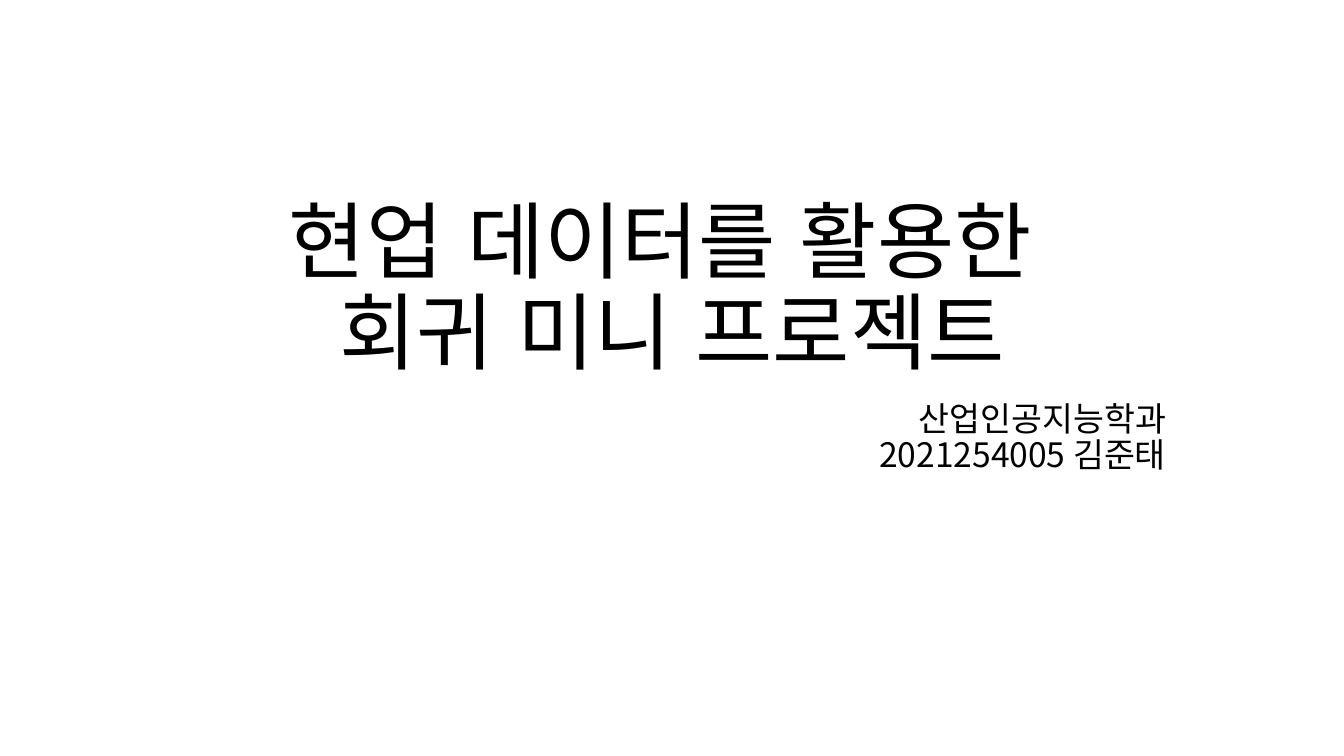
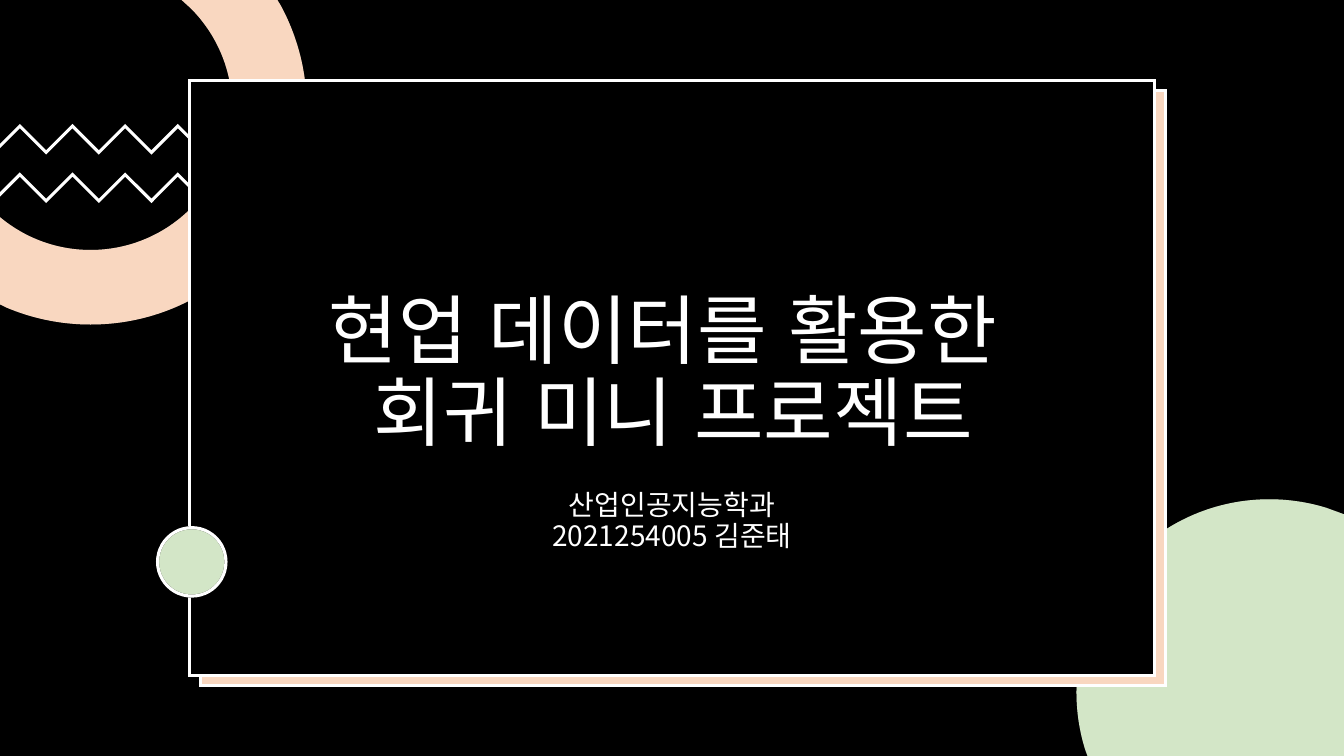
Before and after one commit to jun4879/cbnu_21_1_IndustrialAI, a slide deck: slide 1 of RegressionMiniProject/현업 데이터를 활용 회귀 미니 프로젝트_김준태.pptx. Drawn at 1344x756 pixels with LibreOffice and Linux fonts; fonts in the diff are those of the drawing. Boxes give left, top, right and bottom in pixels: in the first picture for what was removed or moved away, otherwise in the second. Text is boxed around its words. In the diff, an @@ line names an element or a change of style, - is before the commit and + after.

```diff
--- a/RegressionMiniProject/현업 데이터를 활용 회귀 미니 프로젝트_김준태.pptx
+++ b/RegressionMiniProject/현업 데이터를 활용 회귀 미니 프로젝트_김준태.pptx
@@ rectangle added at <box>0,0,1344,756</box>, fill #000000 @@
@@ freeform shape added at <box>0,0,307,325</box>, fill #FFFFFF @@
@@ freeform shape added at <box>0,0,307,325</box>, fill #ED7D31 at 30% opacity @@
@@ rectangle added at <box>190,81,1154,677</box>, fill #000000, outline #FFFFFF 2.25 pt @@
@@ rectangle added at <box>201,91,1166,687</box>, fill #FFFFFF, outline #000000 2.25 pt @@
@@ rectangle added at <box>201,91,1166,687</box>, fill #ED7D31 at 30% opacity, outline #FFFFFF 2.25 pt @@
@@ freeform shape added at <box>0,124,206,154</box>, fill #FFFFFF @@
@@ title "현업 데이터를 활용한 회귀 미니 ...": place and size @@
-title "현업 데이터를 활용한 회귀 미니 ..." at <box>289,202,1032,370</box>
+title "현업 데이터를 활용한 회귀 미니 ..." at <box>328,295,997,446</box>
@@ title "현업 데이터를 활용한 회귀 미니 ..." at <box>328,295,997,446</box>: size 60 to 54 pt, text colour #000000 to #FFFFFF @@
@@ freeform shape added at <box>0,172,206,203</box>, fill #FFFFFF @@
@@ subtitle "산업인공지능학과 2021254005 김준태": place and size @@
-subtitle "산업인공지능학과 2021254005 김준태" at <box>879,403,1166,470</box>
+subtitle "산업인공지능학과 2021254005 김준태" at <box>552,491,791,549</box>
@@ subtitle "산업인공지능학과 2021254005 김준태" at <box>552,491,791,549</box>: size 24 to 20 pt, text colour #000000 to #FFFFFF; alignment right to centre @@
@@ freeform shape added at <box>1077,499,1344,756</box>, fill #FFFFFF @@
@@ freeform shape added at <box>1077,499,1344,756</box>, fill #70AD47 at 30% opacity @@
@@ ellipse added at <box>157,527,226,596</box>, fill #FFFFFF, outline #000000 2.25 pt @@
@@ ellipse added at <box>157,527,226,596</box>, fill #70AD47 at 30% opacity, outline #FFFFFF 2.25 pt @@
```
Also in this commit, not shown: 4 other slides changed.
